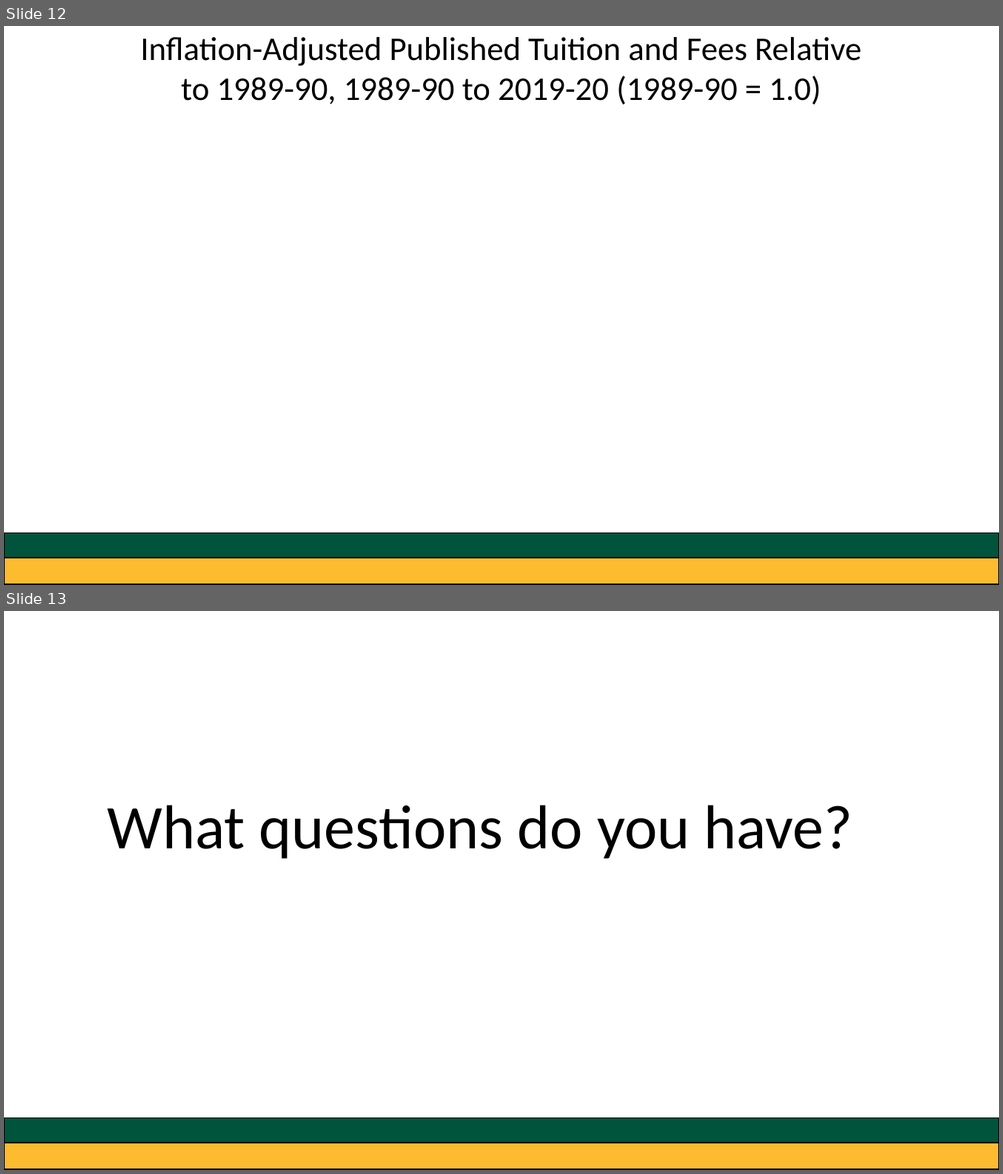
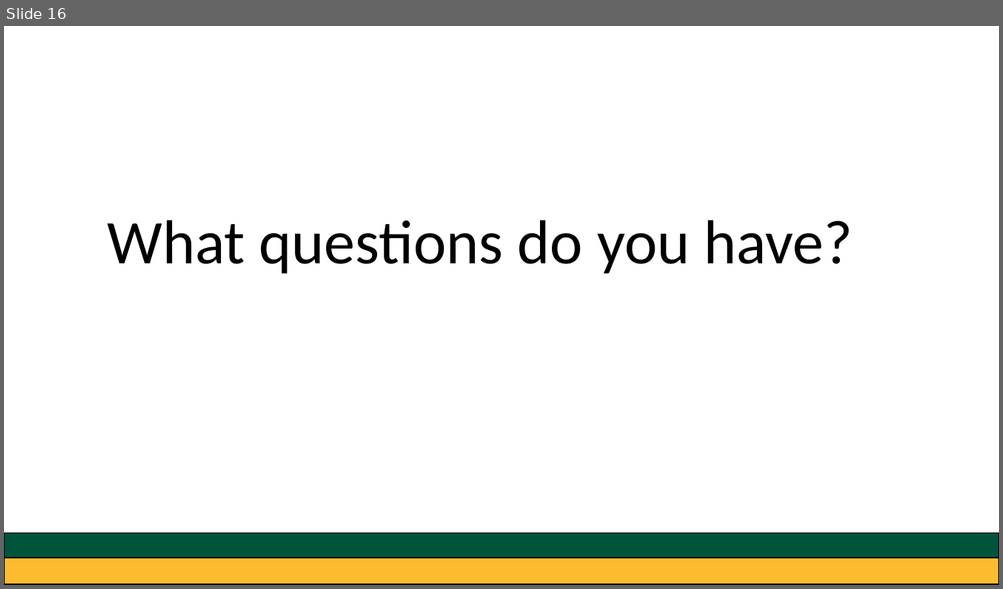
Before and after one commit to greg-dubrow/USF-talk-February-2020, a slide deck: usf_presentation_0220_gdubrow.pptx. Shown one above the other, each under a label of ours: slides 12 and 13 before the commit, slide 16 after it. The pictures are 1003x1174 and 1003x589 pixels, drawn with LibreOffice and Linux fonts; fonts in the diff are those of the drawing. Boxes give left, top, right and bottom in pixels: in the first picture for what was removed or moved away, otherwise in the second. Text is boxed around its words. In the diff, an @@ line names an element or a change of style, - is before the commit and + after.

```diff
--- a/usf_presentation_0220_gdubrow.pptx
+++ b/usf_presentation_0220_gdubrow.pptx
@@ slide 12 removed at bbox=[4, 26, 999, 585], background #FFFFFF @@
@@ text removed at bbox=[140, 37, 861, 104] @@
-Inflation-Adjusted Published Tuition and Fees Relative to 1989-90, 1989-90 to 2019-20 (1989-90 = 1.0)
@@ rectangle removed at bbox=[4, 534, 999, 558] @@
@@ rectangle removed at bbox=[4, 551, 999, 585] @@
@@ what was slide 13 is now slide 16 @@
```
Also in this commit, not shown: 1 slide changed, 5 slides added, 1 other slide removed, 6 other files.
